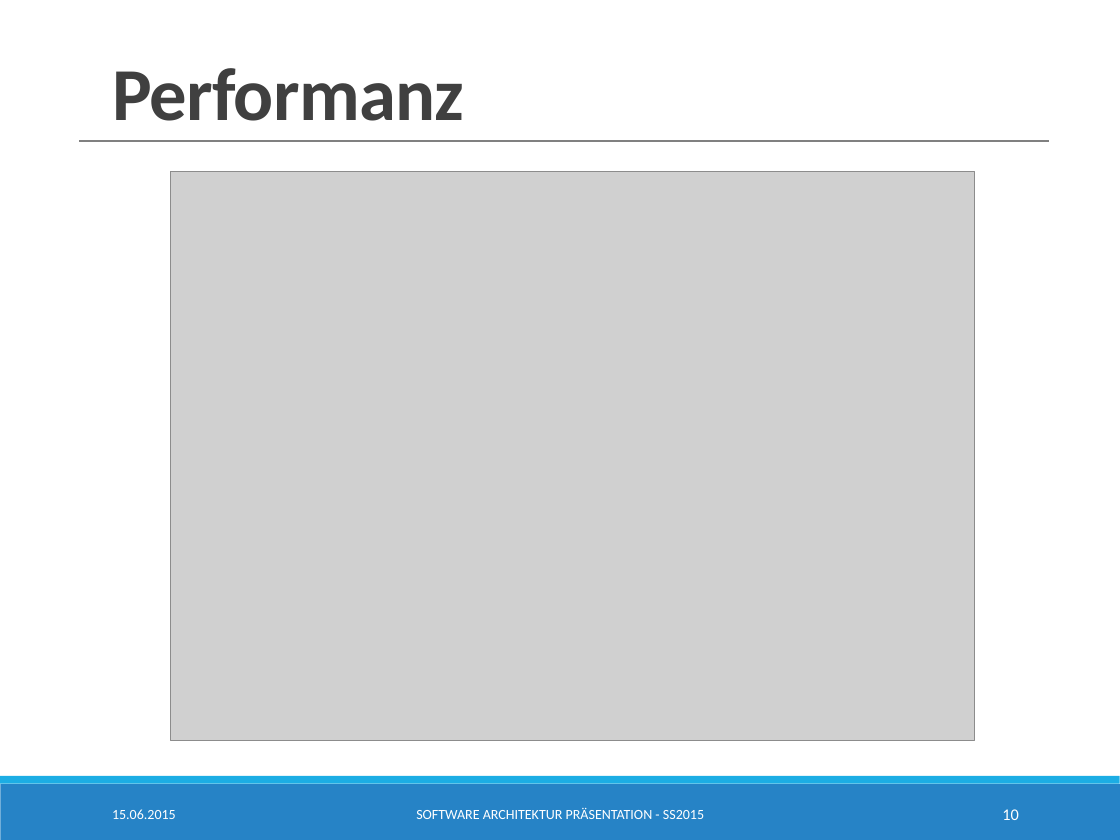
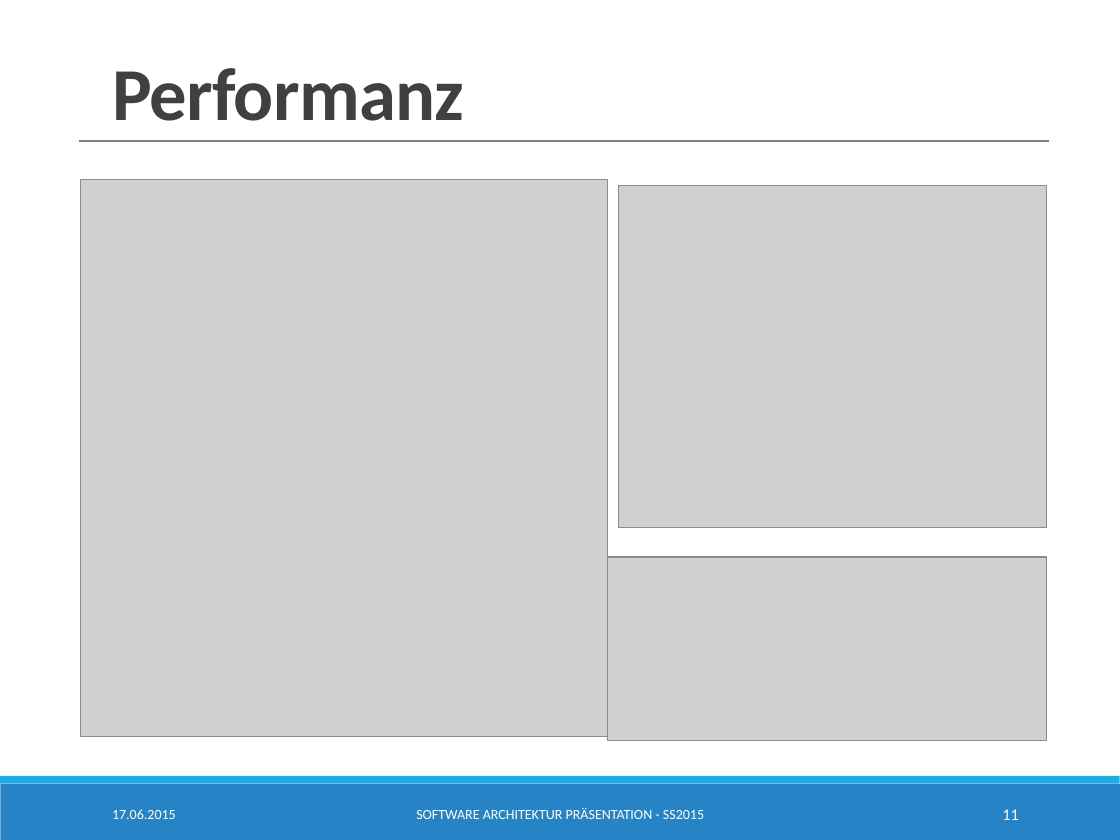
Before and after one commit to SimonBraun/de.htwg.se.mastermind, a slide deck: slide 11 of de.htwg.se.mastermind/Presentation.pptx (slide 10 before the commit). Drawn at 1120x840 pixels with LibreOffice and Linux fonts; fonts in the diff are those of the drawing; grey boxes stand for pictures. Boxes give left, top, right and bottom in pixels: in the first picture for what was removed or moved away, otherwise in the second. Text is boxed around its words. In the diff, an @@ line names an element or a change of style, - is before the commit and + after.

```diff
--- a/de.htwg.se.mastermind/Presentation.pptx
+++ b/de.htwg.se.mastermind/Presentation.pptx
@@ picture removed at <box>170,171,974,740</box> @@
@@ picture added at <box>81,180,607,737</box> @@
@@ picture added at <box>618,186,1046,528</box> @@
@@ picture added at <box>607,557,1046,740</box> @@
@@ text at <box>112,809,176,819</box>: text changed @@
-15.06.2015
+17.06.2015
@@ page number at <box>1002,809,1018,820</box>: text changed @@
-10
+11
```
Also in this commit, not shown: 11 other slides changed, 8 other files.
